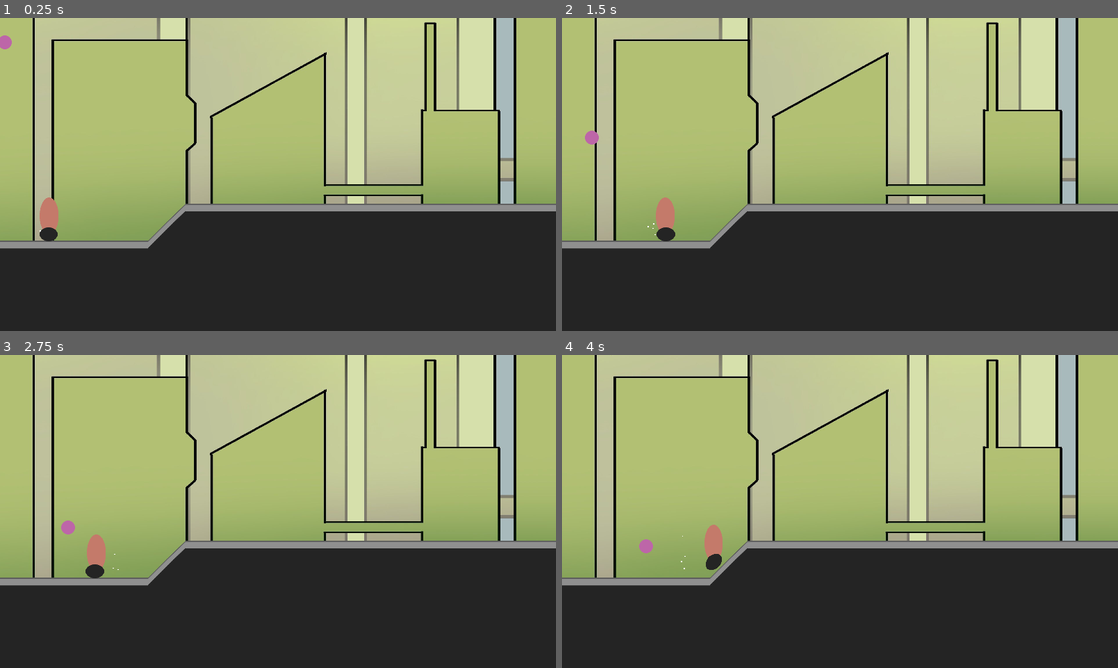
Above: before the commit, frames 1-4 (two rows, left to right).
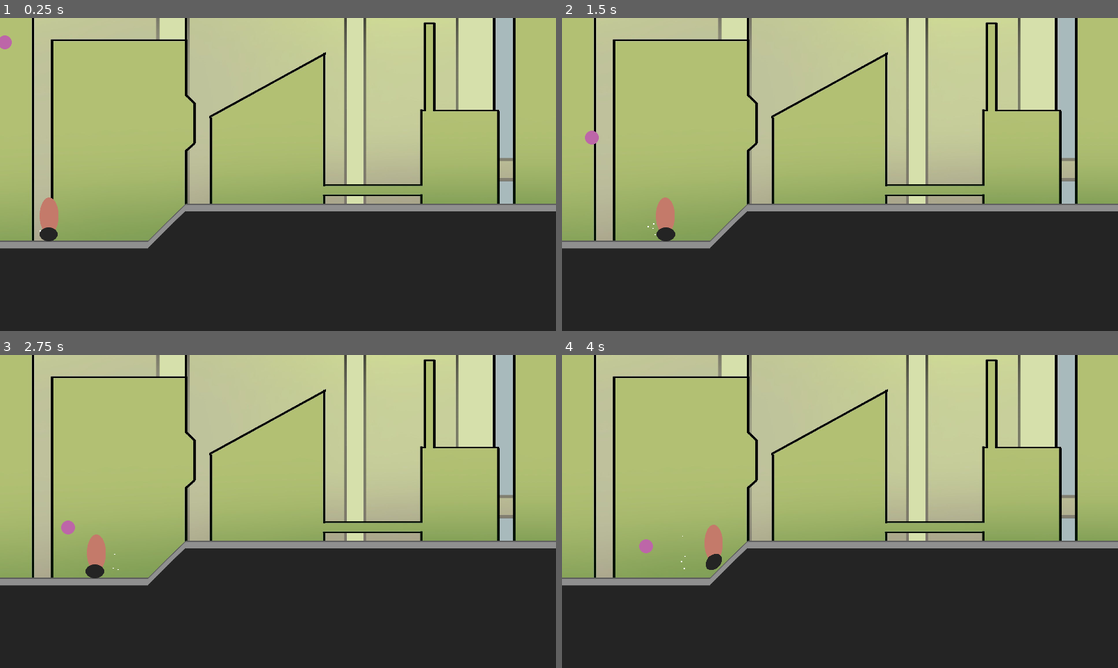
Above: after the commit, the same moments.

Repository: PhoenixEdward/buddy-up-team-23
Game: Godot game, scene res://scene/level/Level.tscn
Two runs of this game, one before a commit and one after it. Both use one fixed random seed, a clock stepped at 60 frames per second and the inputs below.
Inputs:
- Up to frame 1 (0.25 s): no input
- Up to frame 2 (1.5 s): tap Enter (ui_accept) at 0.5, 0.77 s; hold Right (ui_right) from 0.53 s (still down)
- Up to frame 3 (2.75 s): tap Enter (ui_accept) at 1.52 s; release Right (ui_right) at 2.03 s; hold Left (ui_left) from 2.03 s (still down)
- Up to frame 4 (4 s): release Left (ui_left) at 2.78 s; hold Right (ui_right) from 2.78 s (still down); tap Enter (ui_accept) at 3.02, 3.77 s

The runs differ from the first frame. In frame 1, 2.3% of the frame differs, in the area x 5-93%, y 0-72%; in frame 2, 2.3%; in frame 3, 2.3%; in frame 4, 2.3%.

Commit message:
font and bg colors for dialogue boxes

Diff:
--- a/asset/dialogue/test_dialogue.tres
+++ b/asset/dialogue/test_dialogue.tres
@@ -5,6 +5,6 @@
 [resource]
 script = ExtResource( 1 )
 is_choice = false
-speakers = [ 1, 1, 1, 1, 0 ]
-speech = [ "San Franciscooo!", "I am a robot :)", "My text box can get reeeeeeeeeeeeeeeaalllly big if you just keep typing!", "It stays within the screen too if you move too close to the edge of the screen", "No one cares." ]
+speakers = [ 1, 1, 1, 1, 0, 0, 1 ]
+speech = [ "San Franciscooo!", "I am a robot :)", "My text box can get reeeeeeeeeeeeeeeaalllly big if you just keep typing!", "It stays within the screen too if you move too close to the edge of the screen", "No one cares.", "But we should probably keep talking to simulate banter", "agreed." ]
 next_paths = [  ]
--- a/scene/character/companion/Companion.tscn
+++ b/scene/character/companion/Companion.tscn
@@ -15,6 +15,7 @@
 [node name="DialogueLayer" type="CanvasLayer" parent="."]
 
 [node name="DialogueBox" parent="DialogueLayer" instance=ExtResource( 3 )]
+font_color = Color( 0.937255, 0.556863, 0.968627, 1 )
 
 [node name="Body" type="RigidBody2D" parent="."]
 collision_mask = 2
--- a/scene/character/player/Player.tscn
+++ b/scene/character/player/Player.tscn
@@ -20,7 +20,7 @@
 [node name="DialogueLayer" type="CanvasLayer" parent="."]
 
 [node name="DialogueBox" parent="DialogueLayer" instance=ExtResource( 5 )]
-rect_max_size = Vector2( 810, 0 )
+font_color = Color( 1, 0.713726, 0.541176, 1 )
 
 [node name="Body" type="RigidBody2D" parent="."]
 position = Vector2( 1, -65 )
--- a/scene/level/Level.tscn
+++ b/scene/level/Level.tscn
@@ -88,6 +88,7 @@
 [node name="ParallaxBackground" type="ParallaxBackground" parent="."]
 
 [node name="ParallaxLayer" type="ParallaxLayer" parent="ParallaxBackground"]
+motion_scale = Vector2( 2, 1 )
 
 [node name="Sprite" type="TextureRect" parent="ParallaxBackground/ParallaxLayer"]
 margin_left = -6260.0
--- a/scene/ui/dialogue_box/DialogueBox.tscn
+++ b/scene/ui/dialogue_box/DialogueBox.tscn
@@ -9,7 +9,6 @@
 [node name="DialogueBox" type="Control"]
 pause_mode = 2
 script = ExtResource( 1 )
-rect_max_size = Vector2( 0, 810 )
 
 [node name="Background" type="PanelContainer" parent="."]
 anchor_right = 1.0
--- a/script/ui/dialogue_box/dialogue_box.gd
+++ b/script/ui/dialogue_box/dialogue_box.gd
@@ -6,8 +6,13 @@
 const TIME_PER_CHAR := 0.05
 const MAX_TAIL_RANGE := 256.0
 const MAX_SLEEP_TIME := 4.0
+const stye_box_template = preload("res://scene/ui/dialogue_box/test_stylebox.tres")
 
-export var rect_max_size : Vector2
+
+export var rect_max_size : Vector2 = Vector2(810, 0)
+export var dialogue_box_color : Color = Color8(36,36,36)
+export var font_color : Color = Color8(255,255,222)
+
 
 var _time_since_char := 0.0
 var _speaking_offset : Vector2
@@ -21,6 +26,10 @@
 onready var _left_choice : TextureRect = $Background/LeftChoice
 
 func _ready() -> void:
+	_dialogue.add_color_override("font_color", font_color)
+	var style_box := stye_box_template.duplicate()
+	style_box.bg_color = dialogue_box_color
+	_background.add_stylebox_override("panel", style_box)
 	hide()
 
 
@@ -35,10 +44,10 @@
 
 	_speaking_offset = speaker.body.get_global_transform_with_canvas().origin - rect_position
 
-	var connect_rect_pos := Vector2(speaker.body.get_global_transform_with_canvas().origin.x - rect_position.x, _background.rect_size.y)
+	var connect_rect_pos := Vector2(speaker.body.get_global_transform_with_canvas().origin.x - rect_position.x - _connet_rect.size.x /2.0, _background.rect_size.y)
 
 	if connect_rect_pos.x < _background.rect_position.x:
-		connect_rect_pos.x = _background.rect_positon.x
+		connect_rect_pos.x = _background.rect_position.x
 	elif connect_rect_pos.x > _background.rect_position.x + _background.rect_size.x - 64:
 		connect_rect_pos.x = _background.rect_position.x + _background.rect_size.x - 64
 
@@ -60,11 +69,12 @@
 
 
 func _draw() -> void:
-	draw_colored_polygon(PoolVector2Array([_connet_rect.position, _connet_rect.end, lerp(_connet_rect.position + _connet_rect.size, _speaking_offset, 0.5)]), Color8(255,255,222))
+	draw_colored_polygon(PoolVector2Array([_connet_rect.position, _connet_rect.end, lerp(_connet_rect.position + _connet_rect.size/2.0, _speaking_offset, 0.5)]), (_background.get_stylebox("panel") as StyleBoxFlat).bg_color)
+
 
 func speak(speech : String, face_right : bool,
 left_choice := false, right_choice := false) -> void:
-	_dialogue.rect_size = Vector2.ZERO
+	rect_size = rect_min_size
 	_right_choice.visible = right_choice
 	_left_choice.visible = left_choice
 	_dialogue.autowrap = false
@@ -75,7 +85,6 @@
 	if _dialogue.get_font("font").get_string_size(_dialogue.text).x > rect_max_size.x:
 		rect_size.x = rect_max_size.x
 		_dialogue.autowrap = true
-
 	show()
 
 
